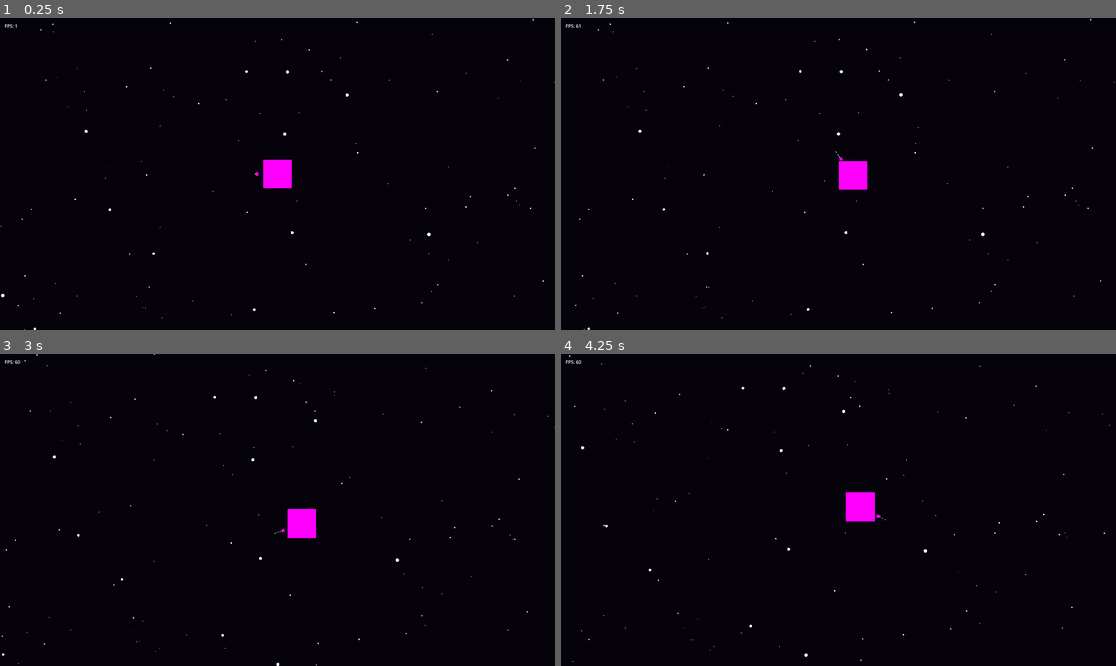
Above: before the commit, frames 1-4 (two rows, left to right).
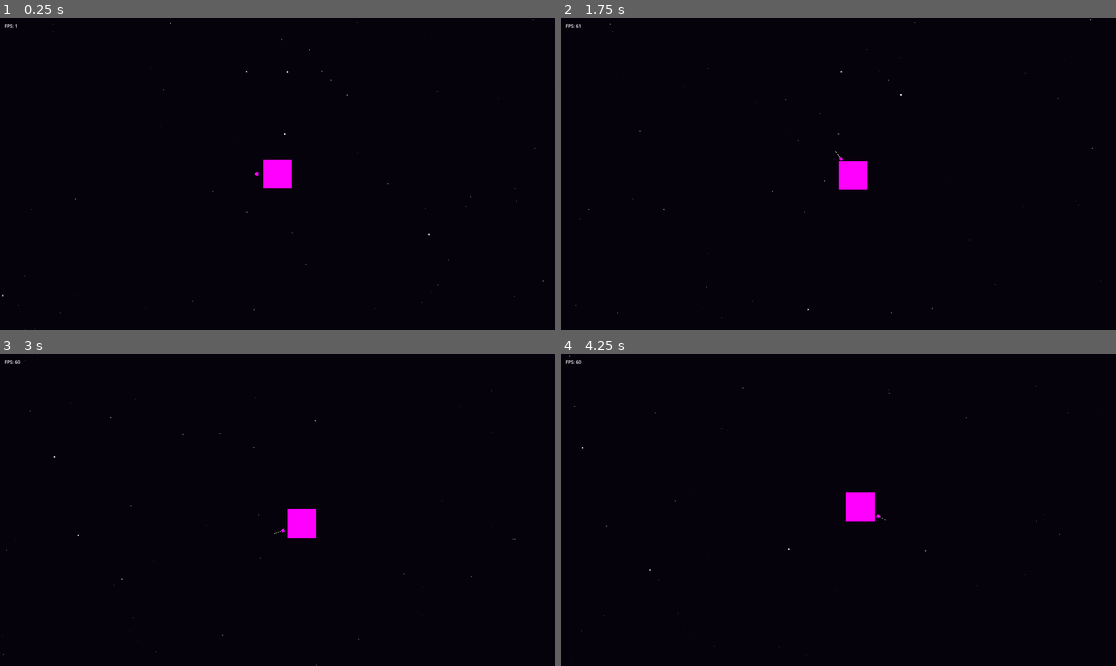
Above: after the commit, the same moments.

Repository: otDan/PlanetBlitz
Game: Godot game, scene res://main.tscn
Two runs of this game, one before a commit and one after it. Both use one fixed random seed, a clock stepped at 60 frames per second and the inputs below.
Inputs:
- Up to frame 1 (0.25 s): no input
- Up to frame 2 (1.75 s): tap Enter at 0.5 s; hold Right (ui_right) 0.53-1.28 s; hold Down (ui_down) from 1.28 s (still down)
- Up to frame 3 (3 s): release Down (ui_down) at 2.03 s; hold Right (ui_right) 2.03-2.78 s; hold Up (ui_up) from 2.78 s (still down)
- Up to frame 4 (4.25 s): release Up (ui_up) at 3.53 s; hold Left (ui_left) from 3.53 s (still down)

The runs differ from the first frame. In frame 1, 0.1% of the frame differs, in the area x 0-100%, y 0-100%; in frame 2, 0.1%; in frame 3, 0.1%; in frame 4, 0.1%.

Commit message:
feat: Star blinking

Diff:
--- a/star.gd
+++ b/star.gd
@@ -2,8 +2,21 @@
 class_name Star
 
 var size = 1
+var brightness = 1.0
+var blinkSpeed = 1.0
+var timer = 0.0
+var blinkOffset = 0.0
+
+
+func _ready():
+	blinkOffset = randf() * 100
 
 
 func _draw():
-	var starSize = size * 2
-	draw_circle(Vector2.ZERO, starSize, Color(1, 1, 1))
+	draw_circle(Vector2.ZERO, size, Color(1, 1, 1) * brightness)
+
+
+func _process(delta):
+	timer += delta
+	brightness = (sin((timer * blinkSpeed) + blinkOffset) + 1) / 2
+	queue_redraw()
